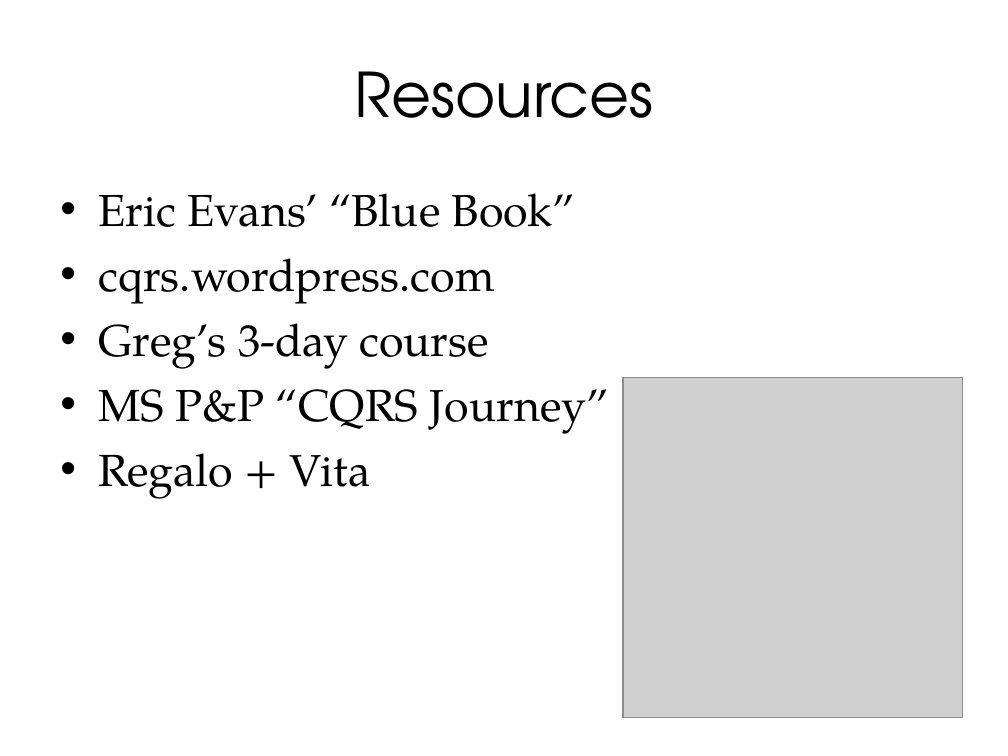
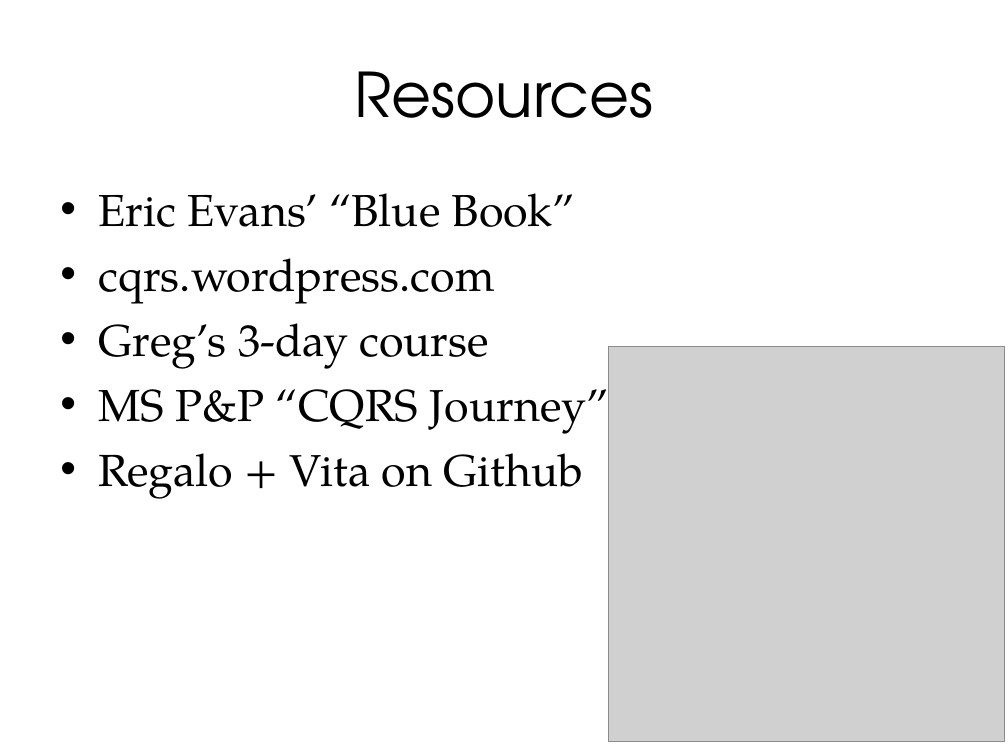
Before and after one commit to nbarnwell/OrderManagementSystem, a slide deck: slide 42 of DDD, CQRS and Event Sourcing.ppt (slide 41 before the commit). Drawn at 1008x756 pixels with LibreOffice and Linux fonts; fonts in the diff are those of the drawing; grey boxes stand for pictures. Boxes give left, top, right and bottom in pixels: in the first picture for what was removed or moved away, otherwise in the second. Text is boxed around its words. In the diff, an @@ line names an element or a change of style, - is before the commit and + after.

```diff
--- a/DDD, CQRS and Event Sourcing.ppt
+++ b/DDD, CQRS and Event Sourcing.ppt
@@ picture resized from (x1=623, y1=378, x2=963, y2=718) to (x1=609, y1=347, x2=1004, y2=742) @@
@@ text at (x1=98, y1=453, x2=584, y2=499): text changed @@
-• Regalo + Vita
+• Regalo + Vita on Github
```
Also in this commit, not shown: 2 other slides changed, 2 slides added, 1 slide removed, 7 other files.
